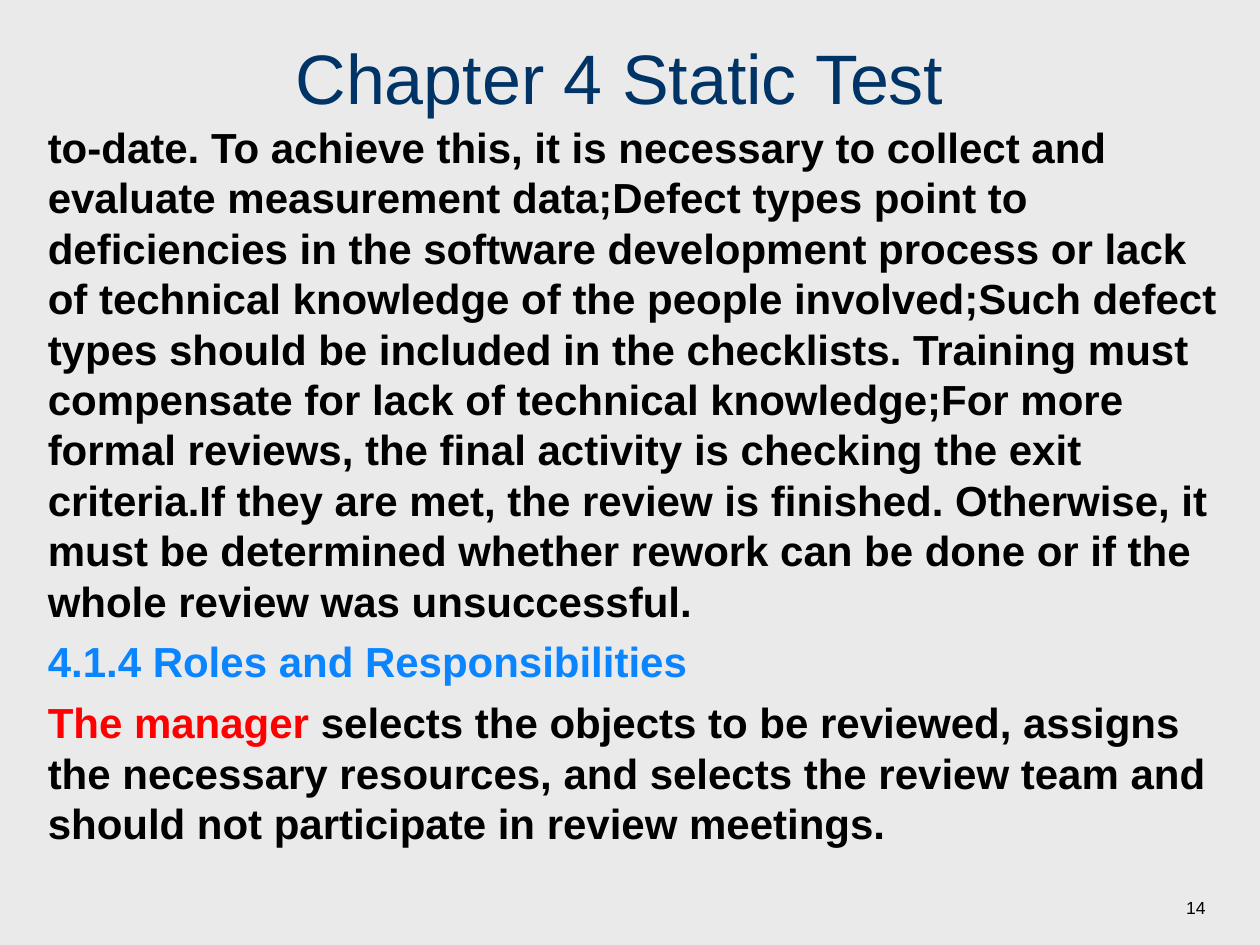
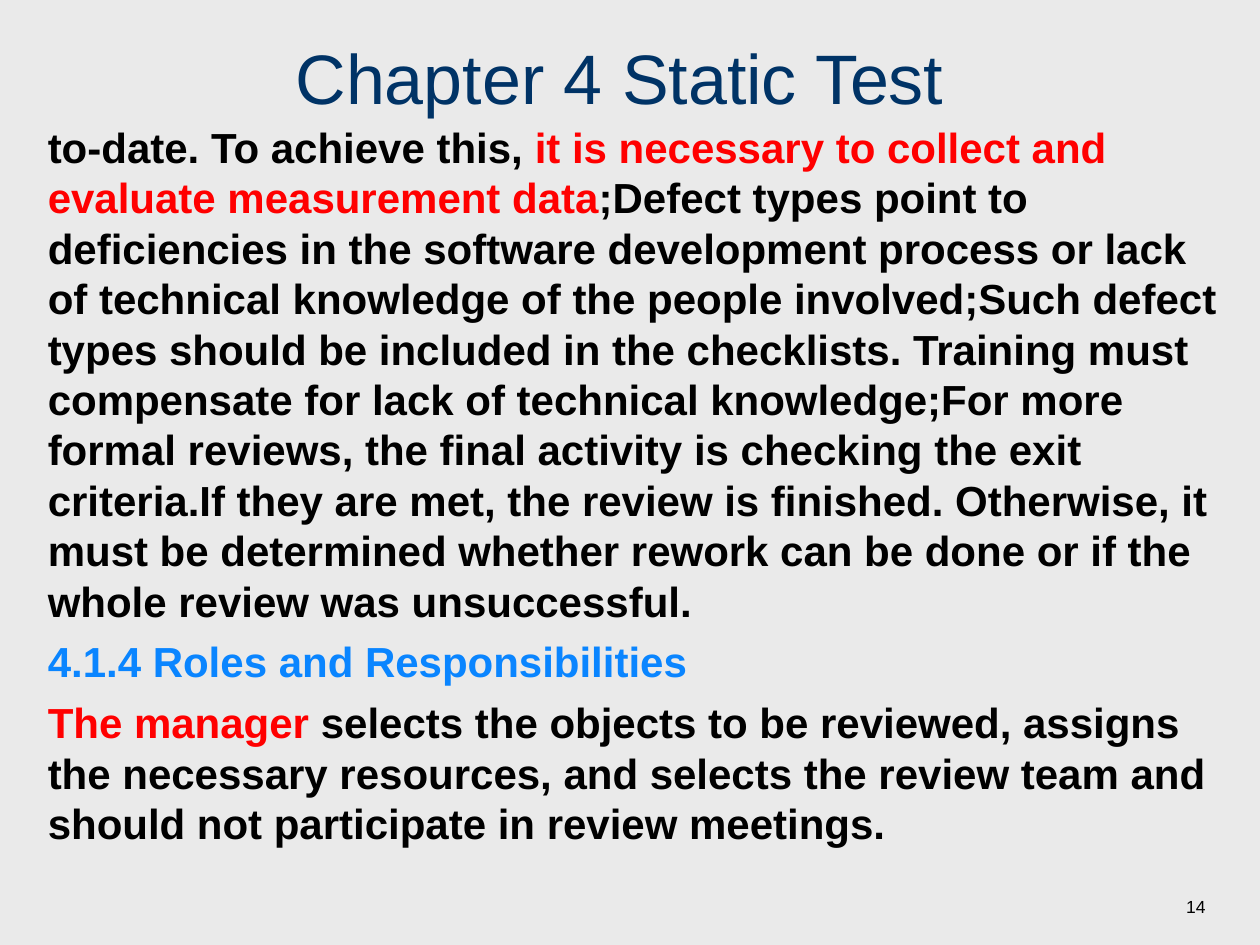
Before and after one commit to wu-hao-ze/All-assignments-and-projects-for-software-engineering-courses-at-Tongji-University, a slide deck: slide 14 of 软件测试/课件/Chapter 4 Static Test.ppt. Drawn at 1260x945 pixels with LibreOffice and Linux fonts; fonts in the diff are those of the drawing. Boxes give left, top, right and bottom in pixels: in the first picture for what was removed or moved away, otherwise in the second. Text is boxed around its words. In the diff, an @@ line names an element or a change of style, - is before the commit and + after.

```diff
--- a/软件测试/课件/Chapter 4 Static Test.ppt
+++ b/软件测试/课件/Chapter 4 Static Test.ppt
@@ text at (48, 132, 1217, 618): text colour #000000 to #FF0000 in "it is necessary to collect and evaluate ..." @@
```
Also in this commit, not shown: 14 other slides changed, 27 other files.
